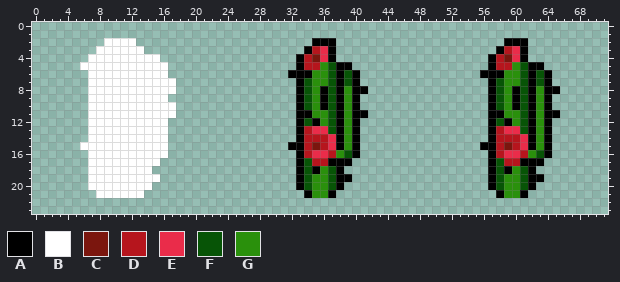
Sprite sheet: sprites/areas/Coast/Props/sprBloomingCactus3Hurt.png. The picture above is the old version.
The file is 72x24 pixels.
Palette (. is transparent): A #000000  B #ffffff  C #7b160e  D #b6151d  E #ea2c4a  F #075406  G #2a900c
Pixels before, first column x 6:
 2 ...BBBB......................AAA.....................AAA....
 3 ..BBBBBB....................ADEA....................ADEA....
 4 .BBBBBBBBB.................ADCEA...................ADCEA....
 5 BBBBBBBBBBB................ADDGFAA.................ADDGFAA..
 6 .BBBBBBBBBB...............AAAGGFAFA...............AAAGGFAFA.
 7 .BBBBBBBBBBB...............AFGGFAFA................AFGGFAFA.
 8 .BBBBBBBBBBB...............AFGAFAGAA...............AFGAFAGAA
 9 .BBBBBBBBBB................AFGAFAGA................AFGAFAGA.
10 .BBBBBBBBBBB...............AFGAFAGA................AFGAFAGA.
11 .BBBBBBBBBBB...............AAGGFAGAA...............AAGGFAGAA
12 .BBBBBBBBBB................AFAGFAGA................AFAGFAGA.
13 .BBBBBBBBBB................ADEEFAGA................ADEEFAGA.
14 .BBBBBBBBBB................ADDDEAGA................ADDDEAGA.
15 BBBBBBBBBBB...............AADCDEAGA...............AADCDEAGA.
16 .BBBBBBBBBB................ADEEDGFA................ADEEDGFA.
17 .BBBBBBBBB.................AFDDAAA.................AFDDAAA..
18 .BBBBBBBB..................AFAGFA..................AFAGFA...
19 .BBBBBBBBB.................AFGGFAA.................AFGGFAA..
20 .BBBBBBBB..................AFGGFA..................AFGGFA...
21 ..BBBBBB....................AGGA....................AGGA....
New version:
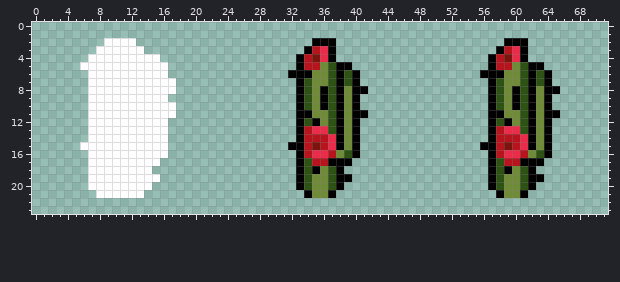
The exact change:
{"colour":"F","old":"#075406","new":"#2d5214"}
{"colour":"G","old":"#2a900c","new":"#708b37"}
